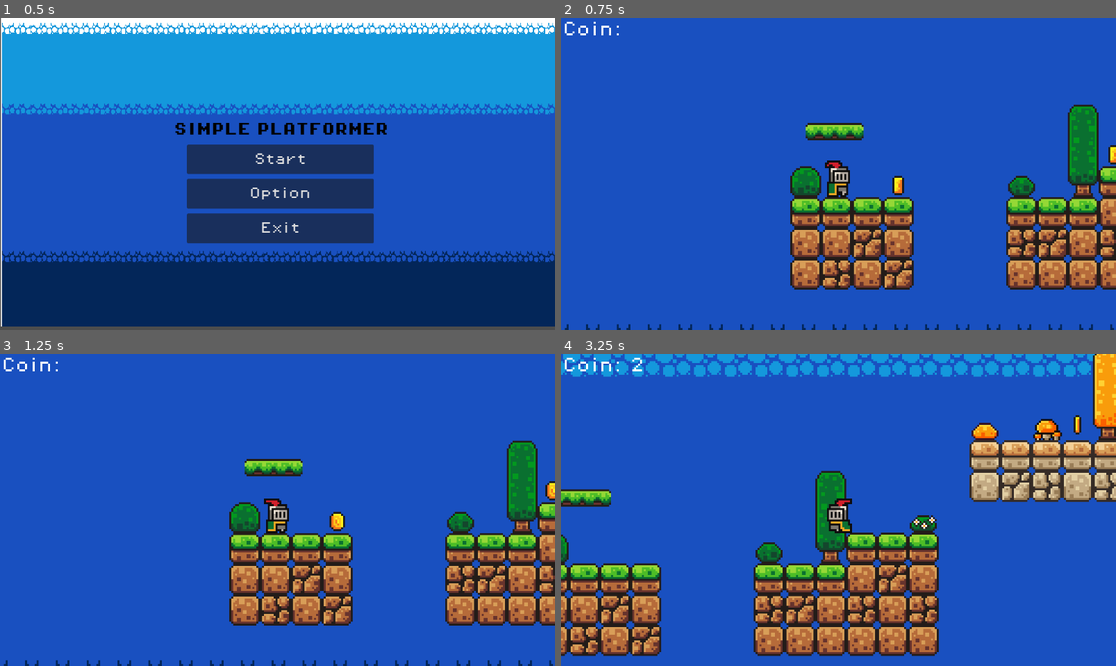
Above: before the commit, frames 1-4 (two rows, left to right).
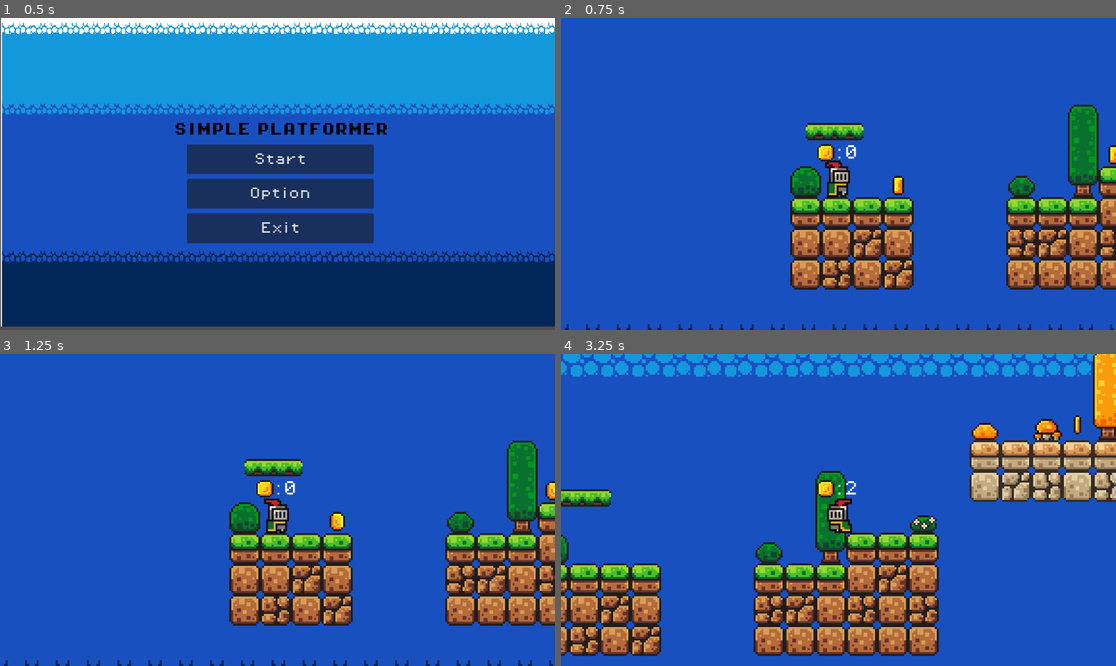
Above: after the commit, the same moments.

Repository: VincentiusAlfredoButarButar/FirstGame
Game: Godot game, scene res://scene/main_menu.tscn
The game is run twice, just before and just after one commit, with the same random seed, the same clock (stepped at 60 frames per second) and the same inputs.
Inputs:
- Up to frame 1 (0.5 s): no input
- Up to frame 2 (0.75 s): click "Start" at 0.5 s
- Up to frame 3 (1.25 s): no input
- Up to frame 4 (3.25 s): hold D (move_right) 1.28-2.78 s; tap Space (jump) at 1.52, 2.27 s; hold A (move_left) from 2.78 s (still down)

Frame 1 is identical in both runs. In frame 2, 0.3% of the frame differs, in the area x 0-54%, y 1-47%; in frame 3, 0.3%; in frame 4, 0.4%.

Commit message:
update the coin counter

Diff:
--- a/scene/game.tscn
+++ b/scene/game.tscn
@@ -10,6 +10,7 @@
 [ext_resource type="PackedScene" uid="uid://cx6vmme47ses1" path="res://scene/slime.tscn" id="6_jpkg4"]
 [ext_resource type="PackedScene" uid="uid://bow0e0lki02d4" path="res://scene/slime_2.tscn" id="7_cgcxa"]
 [ext_resource type="PackedScene" uid="uid://dg5r3vhskyppo" path="res://scene/killblock.tscn" id="10_26r0i"]
+[ext_resource type="Texture2D" uid="uid://giptw3u0w1p1" path="res://assest/sprites/coin.png" id="11_q1sh6"]
 
 [sub_resource type="TileSetAtlasSource" id="TileSetAtlasSource_84ikg"]
 texture = ExtResource("1_bab7a")
@@ -440,6 +441,21 @@
 
 [sub_resource type="WorldBoundaryShape2D" id="WorldBoundaryShape2D_x5uqp"]
 
+[sub_resource type="Animation" id="Animation_0m644"]
+length = 0.001
+tracks/0/type = "value"
+tracks/0/imported = false
+tracks/0/enabled = true
+tracks/0/path = NodePath(".:position")
+tracks/0/interp = 1
+tracks/0/loop_wrap = true
+tracks/0/keys = {
+"times": PackedFloat32Array(0),
+"transitions": PackedFloat32Array(1),
+"update": 0,
+"values": [Vector2(1522, -75)]
+}
+
 [sub_resource type="Animation" id="Animation_epqkj"]
 resource_name = "platfrom5"
 length = 1.5
@@ -457,7 +473,13 @@
 "values": [Vector2(1522, -75), Vector2(1647, -75)]
 }
 
-[sub_resource type="Animation" id="Animation_0m644"]
+[sub_resource type="AnimationLibrary" id="AnimationLibrary_qkyo0"]
+_data = {
+"RESET": SubResource("Animation_0m644"),
+"platfrom5": SubResource("Animation_epqkj")
+}
+
+[sub_resource type="Animation" id="Animation_kbhtw"]
 length = 0.001
 tracks/0/type = "value"
 tracks/0/imported = false
@@ -469,13 +491,7 @@
 "times": PackedFloat32Array(0),
 "transitions": PackedFloat32Array(1),
 "update": 0,
-"values": [Vector2(1522, -75)]
-}
-
-[sub_resource type="AnimationLibrary" id="AnimationLibrary_qkyo0"]
-_data = {
-"RESET": SubResource("Animation_0m644"),
-"platfrom5": SubResource("Animation_epqkj")
+"values": [Vector2(1216, -75)]
 }
 
 [sub_resource type="Animation" id="Animation_dp1vb"]
@@ -495,7 +511,13 @@
 "values": [Vector2(1216, -75), Vector2(1312, -75)]
 }
 
-[sub_resource type="Animation" id="Animation_kbhtw"]
+[sub_resource type="AnimationLibrary" id="AnimationLibrary_83m7f"]
+_data = {
+"RESET": SubResource("Animation_kbhtw"),
+"plaform3": SubResource("Animation_dp1vb")
+}
+
+[sub_resource type="Animation" id="Animation_67nro"]
 length = 0.001
 tracks/0/type = "value"
 tracks/0/imported = false
@@ -507,13 +529,7 @@
 "times": PackedFloat32Array(0),
 "transitions": PackedFloat32Array(1),
 "update": 0,
-"values": [Vector2(1216, -75)]
-}
-
-[sub_resource type="AnimationLibrary" id="AnimationLibrary_83m7f"]
-_data = {
-"RESET": SubResource("Animation_kbhtw"),
-"plaform3": SubResource("Animation_dp1vb")
+"values": [Vector2(1360, -75)]
 }
 
 [sub_resource type="Animation" id="Animation_5joli"]
@@ -533,21 +549,6 @@
 "values": [Vector2(1360, -75), Vector2(1472, -75)]
 }
 
-[sub_resource type="Animation" id="Animation_67nro"]
-length = 0.001
-tracks/0/type = "value"
-tracks/0/imported = false
-tracks/0/enabled = true
-tracks/0/path = NodePath(".:position")
-tracks/0/interp = 1
-tracks/0/loop_wrap = true
-tracks/0/keys = {
-"times": PackedFloat32Array(0),
-"transitions": PackedFloat32Array(1),
-"update": 0,
-"values": [Vector2(1360, -75)]
-}
-
 [sub_resource type="AnimationLibrary" id="AnimationLibrary_ii8m3"]
 _data = {
 "RESET": SubResource("Animation_67nro"),
@@ -614,15 +615,22 @@
 zoom = Vector2(4, 4)
 limit_bottom = 68
 
+[node name="Sprite2D" type="Sprite2D" parent="Player/Camera2D"]
+position = Vector2(-7, -11)
+scale = Vector2(0.904167, 0.890625)
+texture = ExtResource("11_q1sh6")
+region_enabled = true
+region_rect = Rect2(0, 0, 15, 16)
+
 [node name="ScoreLabel" type="Label" parent="Player/Camera2D"]
 unique_name_in_owner = true
-offset_left = -143.0
-offset_top = -79.0
-offset_right = -103.0
-offset_bottom = -56.0
+offset_left = -2.0
+offset_top = -15.0
+offset_right = 10.0
+offset_bottom = -7.0
 theme_override_fonts/font = ExtResource("2_yp6to")
 theme_override_font_sizes/font_size = 8
-text = "Coin: "
+text = ":0"
 
 [node name="killzone" parent="." instance=ExtResource("5_3pf84")]
 position = Vector2(-35, 69)
--- a/script/gamemanager.gd
+++ b/script/gamemanager.gd
@@ -6,4 +6,4 @@
 func add_point():
 	score += 1
 	print(score)
-	score_label.text = "Coin: " + str(score)
+	score_label.text = ":" + str(score)
Binary file added: assest/sprites/coin_ui.png
Not shown, added: assest/sprites/coin_ui.png.import
Not shown: 1 places in scene/game.tscn that only renumber resources
Not shown: 1 places in scene/main_menu.tscn that only renumber resources
